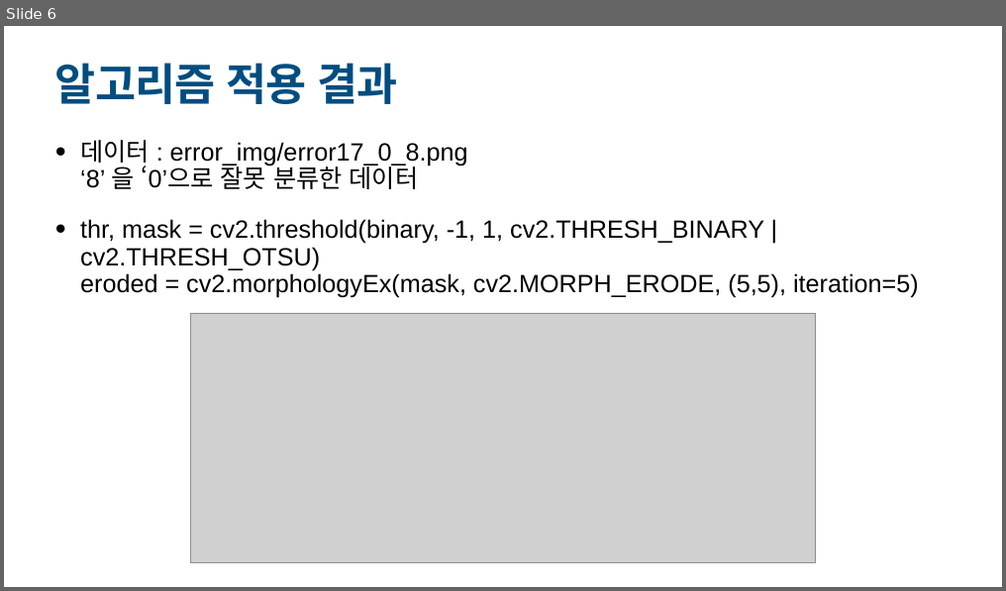
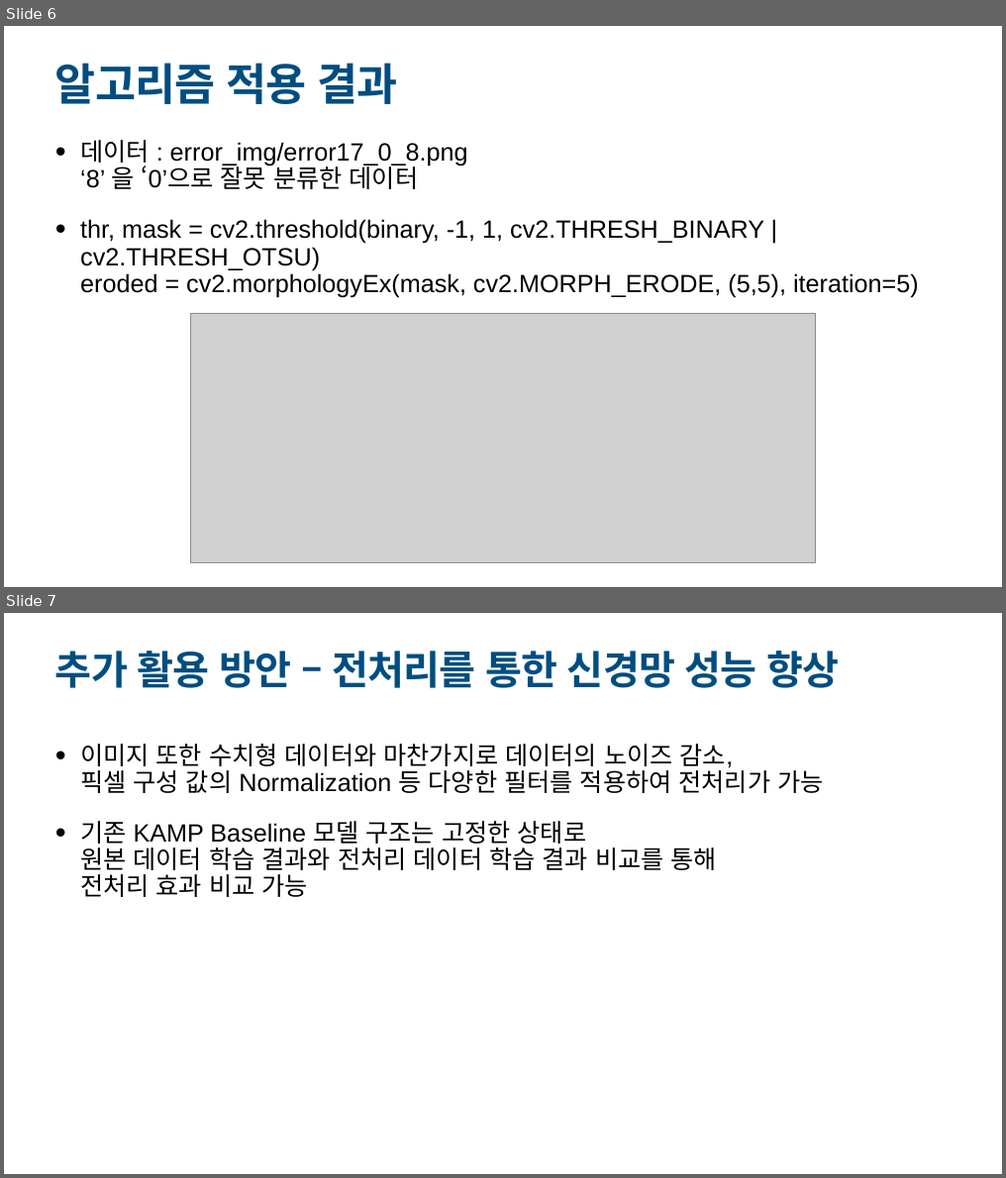
Before and after one commit to jun4879/cbnu_21_2_vision, a slide deck: 컴퓨터비전 중간 데이터/산업컴퓨터비전실제_중간프로젝트_김준태.pptx. Shown one above the other, each under a label of ours: slide 6 before the commit, slides 6 and 7 after it. The pictures are 1006x591 and 1006x1178 pixels, drawn with LibreOffice and Linux fonts; fonts in the diff are those of the drawing; grey boxes stand for pictures. Boxes give left, top, right and bottom in pixels: in the first picture for what was removed or moved away, otherwise in the second. Text is boxed around its words. In the diff, an @@ line names an element or a change of style, - is before the commit and + after.

```diff
--- a/컴퓨터비전 중간 데이터/산업컴퓨터비전실제_중간프로젝트_김준태.pptx
+++ b/컴퓨터비전 중간 데이터/산업컴퓨터비전실제_중간프로젝트_김준태.pptx
@@ slide 7 added at box(4, 613, 1002, 1174), background #FFFFFF @@
@@ title added at box(55, 651, 839, 688), 76.5 pt, text #004D80, bold @@
+추가 활용 방안 – 전처리를 통한 신경망 성능 향상
@@ text added at box(80, 744, 823, 897), 48 pt, text #000000 @@
+• 이미지 또한 수치형 데이터와 마찬가지로 데이터의 노이즈 감소,
+  픽셀 구성 값의 Normalization 등 다양한 필터를 적용하여 전처리가 가능
+• 기존 KAMP Baseline 모델 구조는 고정한 상태로
+  원본 데이터 학습 결과와 전처리 데이터 학습 결과 비교를 통해
+  전처리 효과 비교 가능
```
Also in this commit, not shown: 1 slide changed, 2 other files.
